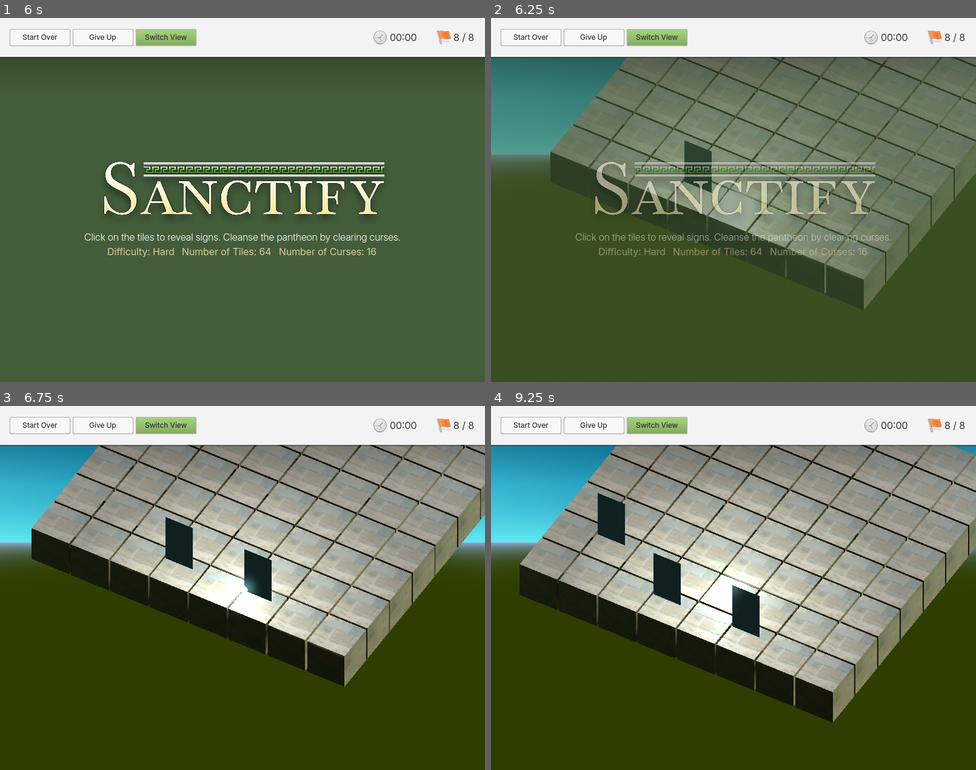
Above: before the commit, frames 1-4 (two rows, left to right).
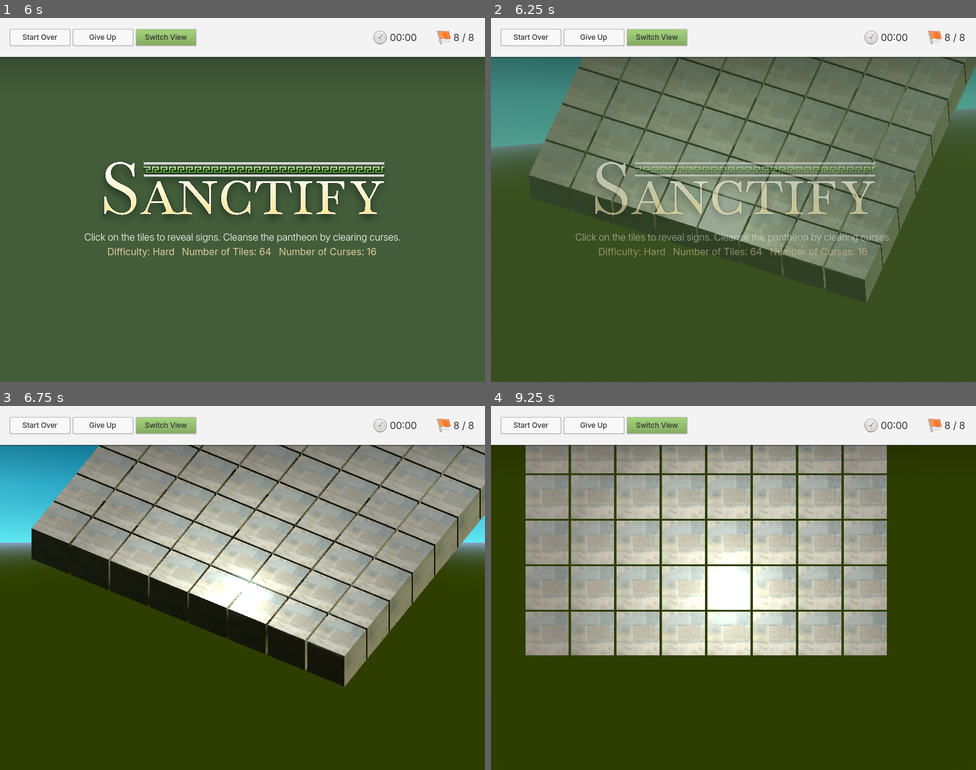
Above: after the commit, the same moments.

Repository: watsonprojects/Sanctify
Game: Godot game, scene res://main_menu.tscn
The game is run twice, just before and just after one commit, with the same random seed, the same clock (stepped at 60 frames per second) and the same inputs.
Inputs (mouse positions are in pixels of both pictures, inside the frame that each line leads up to):
- Up to frame 1 (6 s): click "Begin" at 0.5 s; click "Start Over" at 1.25 s; click "Start Over" at 2 s; tap Enter (cursor_reveal) at 2.75 s; move the mouse to (349, 181) at 2.77 s; hold D (cursor_right) 2.78-3.5 s; hold Enter (cursor_reveal) 2.78-3.5 s; click (349, 181) at 3.05 s; click "Give Up" at 3.5 s; click "Begin" at 4.25 s; move the mouse to (145, 218) at 5.02 s; hold S (cursor_down) 5.03-5.78 s; click (145, 218) at 5.1 s; tap C (switch_view, bound only after the commit) at 5.3 s; tap Space (cursor_flag) at 5.75 s; move the mouse to (291, 119) at 5.77 s; hold D (cursor_right) from 5.78 s (still down); hold C (switch_view, bound only after the commit) from 5.78 s (still down)
- Up to frame 2 (6.25 s): keep holding D (cursor_right); keep holding C (switch_view, bound only after the commit); tap Enter (cursor_reveal) at 6.05 s
- Up to frame 3 (6.75 s): move the mouse to (218, 660) at 6.52 s; release D (cursor_right) at 6.53 s; release C (switch_view, bound only after the commit) at 6.53 s; hold W (cursor_up) from 6.53 s (still down); tap Space (cursor_flag) at 6.6 s
- Up to frame 4 (9.25 s): click (709, 660) at 6.8 s; move the mouse to (879, 642) at 7.27 s; release W (cursor_up) at 7.28 s; hold Enter (cursor_reveal) 7.28-8.03 s; hold Left (cursor_left) 7.28-8.78 s; tap C (switch_view, bound only after the commit) at 7.55 s; move the mouse to (588, 533) at 8.02 s; right-click (588, 533) at 8.1 s; tap Enter (cursor_reveal) at 8.3 s; move the mouse to (757, 588) at 8.77 s; hold S (cursor_down) from 8.78 s (still down); click (757, 588) at 8.85 s

Frame 1 is identical in both runs. In frame 2, 14% of the frame differs, in the area x 0-100%, y 10-81%; in frame 3, 1.4%; in frame 4, 40%, in the area x 0-100%, y 10-87%.

Commit message:
Fine tune the algorithm

Diff:
--- a/arena.tscn
+++ b/arena.tscn
@@ -12,10 +12,22 @@
 [sub_resource type="Resource" id="Resource_b5xt7"]
 script = ExtResource("4_f2fkr")
 duration = 1.0
-transition = 0
+transition = 7
 ease = 2
 
 [sub_resource type="Resource" id="Resource_d3bfq"]
+script = ExtResource("5_d8pjb")
+cull_mask = 1048575
+h_offset = 0.0
+v_offset = 0.0
+projection = 1
+fov = 75.0
+size = 8.0
+frustum_offset = Vector2(0, 0)
+near = 0.001
+far = 4000.0
+
+[sub_resource type="Resource" id="Resource_tcgm5"]
 script = ExtResource("5_d8pjb")
 cull_mask = 1048575
 h_offset = 0.0
@@ -66,7 +78,7 @@
 [node name="PhantomCameraHost" type="Node" parent="Camera3D"]
 script = ExtResource("2_sa7a4")
 
-[node name="PhantomCamera3D" type="Node3D" parent="." node_paths=PackedStringArray("follow_target", "follow_targets")]
+[node name="IsoCam" type="Node3D" parent="." node_paths=PackedStringArray("follow_target", "follow_targets")]
 transform = Transform3D(0.866025, -0.353553, 0.353553, 0, 0.707107, 0.707107, -0.5, -0.612372, 0.612372, 7.07106, 14.8921, 12.2474)
 script = ExtResource("3_qfict")
 follow_mode = 5
@@ -74,6 +86,17 @@
 follow_targets = [NodePath("../Cursor"), null]
 tween_resource = SubResource("Resource_b5xt7")
 camera_3d_resource = SubResource("Resource_d3bfq")
+follow_distance = 20.0
+spring_length = 20.0
+
+[node name="TopCam" type="Node3D" parent="." node_paths=PackedStringArray("follow_target", "follow_targets")]
+transform = Transform3D(1, 0, 0, 0, -4.37114e-08, 0.999999, 0, -0.999999, -4.37114e-08, 0, 20.75, -8.74227e-07)
+script = ExtResource("3_qfict")
+follow_mode = 5
+follow_target = NodePath("../Cursor")
+follow_targets = [NodePath("../Cursor"), null]
+tween_resource = SubResource("Resource_b5xt7")
+camera_3d_resource = SubResource("Resource_tcgm5")
 follow_distance = 20.0
 spring_length = 20.0
 
@@ -91,3 +114,5 @@
 [node name="Cursor" parent="." instance=ExtResource("7_xb0cn")]
 
 [node name="UI" parent="." instance=ExtResource("8_3nbxp")]
+
+[connection signal="on_switch_view" from="UI" to="." method="switch_view"]
--- a/prefabs/ui.tscn
+++ b/prefabs/ui.tscn
@@ -545,4 +545,5 @@
 
 [connection signal="pressed" from="VBoxContainer/UI/ButtonBox/Button" to="." method="start_over"]
 [connection signal="pressed" from="VBoxContainer/UI/ButtonBox/Button2" to="." method="give_up"]
+[connection signal="pressed" from="VBoxContainer/UI/ButtonBox/Button3" to="." method="switch_view"]
 [connection signal="timeout" from="AnimationPlayer/Timer" to="AnimationPlayer" method="play" binds= ["splash"]]
--- a/project.godot
+++ b/project.godot
@@ -32,6 +32,34 @@
 
 [input]
 
+ui_accept={
+"deadzone": 0.5,
+"events": []
+}
+ui_select={
+"deadzone": 0.5,
+"events": []
+}
+ui_cancel={
+"deadzone": 0.5,
+"events": []
+}
+ui_left={
+"deadzone": 0.5,
+"events": []
+}
+ui_right={
+"deadzone": 0.5,
+"events": []
+}
+ui_up={
+"deadzone": 0.5,
+"events": []
+}
+ui_down={
+"deadzone": 0.5,
+"events": []
+}
 reveal={
 "deadzone": 0.5,
 "events": [Object(InputEventMouseButton,"resource_local_to_scene":false,"resource_name":"","device":-1,"window_id":0,"a …(253 unchanged characters)…
@@ -45,35 +73,76 @@
 cursor_reveal={
 "deadzone": 0.5,
 "events": [Object(InputEventKey,"resource_local_to_scene":false,"resource_name":"","device":-1,"window_id":0,"alt_press …(195 unchanged characters)…
+, Object(InputEventJoypadButton,"resource_local_to_scene":false,"resource_name":"","device":-1,"button_index":8,"pressure":0.0,"pressed":true,"script":null)
+, Object(InputEventJoypadButton,"resource_local_to_scene":false,"resource_name":"","device":-1,"button_index":1,"pressure":0.0,"pressed":true,"script":null)
+, Object(InputEventJoypadMotion,"resource_local_to_scene":false,"resource_name":"","device":-1,"axis":5,"axis_value":1.0,"script":null)
+, Object(InputEventJoypadButton,"resource_local_to_scene":false,"resource_name":"","device":-1,"button_index":10,"pressure":0.0,"pressed":true,"script":null)
 ]
 }
 cursor_flag={
 "deadzone": 0.5,
 "events": [Object(InputEventKey,"resource_local_to_scene":false,"resource_name":"","device":-1,"window_id":0,"alt_press …(191 unchanged characters)…
+, Object(InputEventJoypadButton,"resource_local_to_scene":false,"resource_name":"","device":-1,"button_index":7,"pressure":0.0,"pressed":true,"script":null)
+, Object(InputEventJoypadMotion,"resource_local_to_scene":false,"resource_name":"","device":-1,"axis":4,"axis_value":1.0,"script":null)
+, Object(InputEventJoypadButton,"resource_local_to_scene":false,"resource_name":"","device":-1,"button_index":9,"pressure":0.0,"pressed":true,"script":null)
+, Object(InputEventJoypadButton,"resource_local_to_scene":false,"resource_name":"","device":-1,"button_index":0,"pressure":0.0,"pressed":true,"script":null)
+, Object(InputEventJoypadButton,"resource_local_to_scene":false,"resource_name":"","device":-1,"button_index":2,"pressure":0.0,"pressed":true,"script":null)
 ]
 }
 cursor_up={
 "deadzone": 0.5,
 "events": [Object(InputEventKey,"resource_local_to_scene":false,"resource_name":"","device":-1,"window_id":0,"alt_press …(192 unchanged characters)…
 , Object(InputEventKey,"resource_local_to_scene":false,"resource_name":"","device":-1,"window_id":0,"alt_pressed":false …(186 unchanged characters)…
+, Object(InputEventJoypadButton,"resource_local_to_scene":false,"resource_name":"","device":-1,"button_index":11,"pressure":0.0,"pressed":true,"script":null)
 ]
 }
 cursor_down={
 "deadzone": 0.5,
 "events": [Object(InputEventKey,"resource_local_to_scene":false,"resource_name":"","device":-1,"window_id":0,"alt_press …(192 unchanged characters)…
 , Object(InputEventKey,"resource_local_to_scene":false,"resource_name":"","device":-1,"window_id":0,"alt_pressed":false …(186 unchanged characters)…
+, Object(InputEventJoypadButton,"resource_local_to_scene":false,"resource_name":"","device":-1,"button_index":12,"pressure":0.0,"pressed":true,"script":null)
 ]
 }
 cursor_left={
 "deadzone": 0.5,
-"events": [Object(InputEventKey,"resource_local_to_scene":fa …(140 unchanged characters)… d":false,"keycode":0,"physical_keycode":65,"key_label":0,"unicode":97,"location":0,"echo":false,"script":null)
-, Object(InputEventKey,"resource_local_to_scene":false,"reso …(131 unchanged characters)… d":false,"keycode":0,"physical_keycode":4194319,"key_label":0,"unicode":0,"location":0,"echo":false,"script":null)
+"events": [Object(InputEventKey,"resource_local_to_scene":fa …(140 unchanged characters)… d":false,"keycode":0,"physical_keycode":4194319,"key_label":0,"unicode":0,"location":0,"echo":false,"script":null)
+, Object(InputEventKey,"resource_local_to_scene":false,"reso …(131 unchanged characters)… d":false,"keycode":0,"physical_keycode":65,"key_label":0,"unicode":97,"location":0,"echo":false,"script":null)
+, Object(InputEventJoypadButton,"resource_local_to_scene":false,"resource_name":"","device":-1,"button_index":13,"pressure":0.0,"pressed":true,"script":null)
 ]
 }
 cursor_right={
 "deadzone": 0.5,
 "events": [Object(InputEventKey,"resource_local_to_scene":false,"resource_name":"","device":-1,"window_id":0,"alt_press …(192 unchanged characters)…
 , Object(InputEventKey,"resource_local_to_scene":false,"resource_name":"","device":-1,"window_id":0,"alt_pressed":false …(186 unchanged characters)…
+, Object(InputEventJoypadButton,"resource_local_to_scene":false,"resource_name":"","device":-1,"button_index":14,"pressure":0.0,"pressed":true,"script":null)
+]
+}
+cursor_joy_left={
+"deadzone": 0.5,
+"events": [Object(InputEventJoypadMotion,"resource_local_to_scene":false,"resource_name":"","device":-1,"axis":0,"axis_value":-1.0,"script":null)
+]
+}
+cursor_joy_right={
+"deadzone": 0.5,
+"events": [Object(InputEventJoypadMotion,"resource_local_to_scene":false,"resource_name":"","device":-1,"axis":0,"axis_value":1.0,"script":null)
+]
+}
+cursor_joy_up={
+"deadzone": 0.5,
+"events": [Object(InputEventJoypadMotion,"resource_local_to_scene":false,"resource_name":"","device":-1,"axis":1,"axis_value":-1.0,"script":null)
+]
+}
+cursor_joy_down={
+"deadzone": 0.5,
+"events": [Object(InputEventJoypadMotion,"resource_local_to_scene":false,"resource_name":"","device":-1,"axis":1,"axis_value":1.0,"script":null)
+]
+}
+switch_view={
+"deadzone": 0.5,
+"events": [Object(InputEventJoypadButton,"resource_local_to_scene":false,"resource_name":"","device":-1,"button_index":3,"pressure":0.0,"pressed":true,"script":null)
+, Object(InputEventKey,"resource_local_to_scene":false,"resource_name":"","device":-1,"window_id":0,"alt_pressed":false,"shift_pressed":false,"ctrl_pressed":false,"meta_pressed":false,"pressed":false,"keycode":0,"physical_keycode":67,"key_label":0,"unicode":99,"location":0,"echo":false,"script":null)
+, Object(InputEventKey,"resource_local_to_scene":false,"resource_name":"","device":-1,"window_id":0,"alt_pressed":false,"shift_pressed":false,"ctrl_pressed":false,"meta_pressed":false,"pressed":false,"keycode":0,"physical_keycode":86,"key_label":0,"unicode":118,"location":0,"echo":false,"script":null)
+, Object(InputEventKey,"resource_local_to_scene":false,"resource_name":"","device":-1,"window_id":0,"alt_pressed":false,"shift_pressed":false,"ctrl_pressed":false,"meta_pressed":false,"pressed":false,"keycode":0,"physical_keycode":4194306,"key_label":0,"unicode":0,"location":0,"echo":false,"script":null)
 ]
 }
 
--- a/src/arena.gd
+++ b/src/arena.gd
@@ -6,12 +6,15 @@
 
 var grid_width = 8
 var grid_length = 8
-var mines = 16
+var mines = 8
 
 var board = []
 var max_flag_count = 8
 var flag_count = 0
 var lost = false
+var board_init = false
+var revealing_multi = false
+var top_view = false
 
 @onready var cursor: Cursor = $Cursor
 
@@ -20,6 +23,19 @@
 	arrange_grid()
 	cursor.move(Vector2i(-1 + grid_length / 2, grid_width - 1))
 
+func _process(delta):
+	if Input.get_action_strength("cursor_joy_up") > 0.5:
+		if cursor.target_pos.y > 0:
+			cursor.move(Vector2(0, -1))
+	elif Input.get_action_strength("cursor_joy_down") > 0.5:
+		if cursor.target_pos.y < grid_length - 1:
+			cursor.move(Vector2(0, 1))
+	elif Input.get_action_strength("cursor_joy_left") > 0.5:
+		if cursor.target_pos.x > 0:
+			cursor.move(Vector2(-1, 0))
+	elif Input.get_action_strength("cursor_joy_right") > 0.5:
+		if cursor.target_pos.x < grid_width - 1:
+			cursor.move(Vector2(1, 0))
 
 func _input(event):
 	var e = event as InputEvent
@@ -40,7 +56,12 @@
 	if e.is_action_pressed("cursor_flag"):
 		(board[cursor.target_pos.x][cursor.target_pos.y] as Cube).flag()
 	elif e.is_action_pressed("cursor_reveal"):
-		(board[cursor.target_pos.x][cursor.target_pos.y] as Cube).reveal()
+		var cube = board[cursor.target_pos.x][cursor.target_pos.y] as Cube
+		if not revealing_multi:
+			reveal_recursive(cube.board_pos)
+
+	if e.is_action_pressed("switch_view"):
+		switch_view()
 
 func arrange_grid():
 	board = []
@@ -62,11 +83,67 @@
 			add_child(cube_instance)
 		board.append(row)
 
+func arrange_mines(exc: Vector2i):
+	board_init = true
 	var m = 0
 	while m < mines:
 		var i = randi_range(0, grid_length - 1)
 		var j = randi_range(0, grid_width - 1)
 
+		if i == exc.x and j == exc.y:
+			continue
+
 		if not (board[i][j] as Cube).is_mine:
 			(board[i][j] as Cube).is_mine = true
 			m += 1
+
+func reveal_recursive(start_position: Vector2i):
+	const matrix = [[-1, 0], [1, 0], [0, -1], [0, 1]]
+	var queue = []
+
+	if (board[start_position.x][start_position.y] as Cube).is_mine:
+		print("YOU LOST")
+		return
+
+	# Add the first clicked cell to the queue
+	queue.append(start_position)
+	revealing_multi = true
+
+	while queue.size() > 0:
+		var current_pos = queue.pop_front()
+		var x = current_pos.x
+		var y = current_pos.y
+
+		if x < 0 or x >= grid_length or y < 0 or y >= grid_width:
+			continue
+
+		var cube = board[x][y] as Cube
+		# Skip if this cell is out of bounds or already revealed
+		if cube.revealed or cube.is_mine:
+			if cube.is_mine:
+				print("Is mine")
+			else:
+				print("Already done", cube.get_nearby_mines())
+			continue
+
+		cube.reveal()
+
+		if cube.get_nearby_mines() > 0:
+			continue
+
+		# Otherwise, add all neighboring cells to the queue to reveal them
+		for m in matrix:
+			var neighbor_pos = Vector2(x + m[0], y + m[1])
+			# Add the neighbor to the queue for further processing
+			queue.append(neighbor_pos)
+
+	revealing_multi = false
+
+func switch_view():
+	top_view = !top_view
+	if top_view:
+		$IsoCam.set_priority(0)
+		$TopCam.set_priority(10)
+	else:
+		$IsoCam.set_priority(10)
+		$TopCam.set_priority(0)
--- a/src/cube.gd
+++ b/src/cube.gd
@@ -24,12 +24,17 @@
 
 func mouse_input(camera, event, event_position, normal, shape_idx):
 	if (event as InputEvent).is_action_released("reveal"):
-		reveal()
+		if not arena.revealing_multi:
+			arena.reveal_recursive(board_pos)
 	if (event as InputEvent).is_action_released("flag"):
 		flag()
 
 
 func reveal():
+	print("revealing")
+	if not arena.board_init:
+		arena.arrange_mines(board_pos)
+
 	if not arena.lost and is_mine:
 		arena.lost = true
 		print("You lost")
@@ -57,12 +62,19 @@
 func get_nearby_mines():
 	var count = 0
 
-	for i in range(-1, 2, 1):
-		for j in range(-1, 2, 1):
-			if i != 0 and j != 0:
-				if board_pos.x + i > 0 and board_pos.x < arena.grid_length - 1 \
-				and board_pos.y + j > 0 and board_pos.y < arena.grid_width - 1:
-					if (arena.board[board_pos.x + i][board_pos.y + j] as Cube).is_mine:
-						count += 1
+	# Loop through all the neighboring cells (including diagonals)
+	for dx in range(-1, 2):  # -1, 0, 1
+		for dy in range(-1, 2):  # -1, 0, 1
+			# Skip the current cell itself
+			if dx == 0 and dy == 0:
+				continue
+
+			var neighbor_x = board_pos.x + dx
+			var neighbor_y = board_pos.y + dy
+
+			# Check bounds to avoid accessing out-of-bounds array indices
+			if neighbor_x >= 0 and neighbor_x < arena.grid_length and neighbor_y >= 0 and neighbor_y < arena.grid_width:
+				if (arena.board[neighbor_x][neighbor_y] as Cube).is_mine:
+					count += 1
 
 	return count
--- a/src/cursor.gd
+++ b/src/cursor.gd
@@ -17,8 +17,10 @@
 
 	if target_reach_timer > 0:
 		target_reach_timer -= delta * 5
+		print(target_reach_timer)
 
 func move(pos: Vector2i):
-	if target_reach_timer <= 0.001:
+	print("Move")
+	if target_reach_timer <= 0.01:
 		target_pos += pos
 		target_reach_timer = 1
--- a/src/ui.gd
+++ b/src/ui.gd
@@ -4,6 +4,8 @@
 var light_theme: Theme
 
 var dark = DisplayServer.is_dark_mode()
+
+signal on_switch_view
 
 # Called when the node enters the scene tree for the first time.
 func _ready():
@@ -30,3 +32,6 @@
 
 func give_up():
 	get_tree().change_scene_to_file("res://main_menu.tscn")
+
+func switch_view():
+	on_switch_view.emit()
Not shown: 1 places in arena.tscn that only renumber resources
Binary file changed: data/elementary_light.theme
